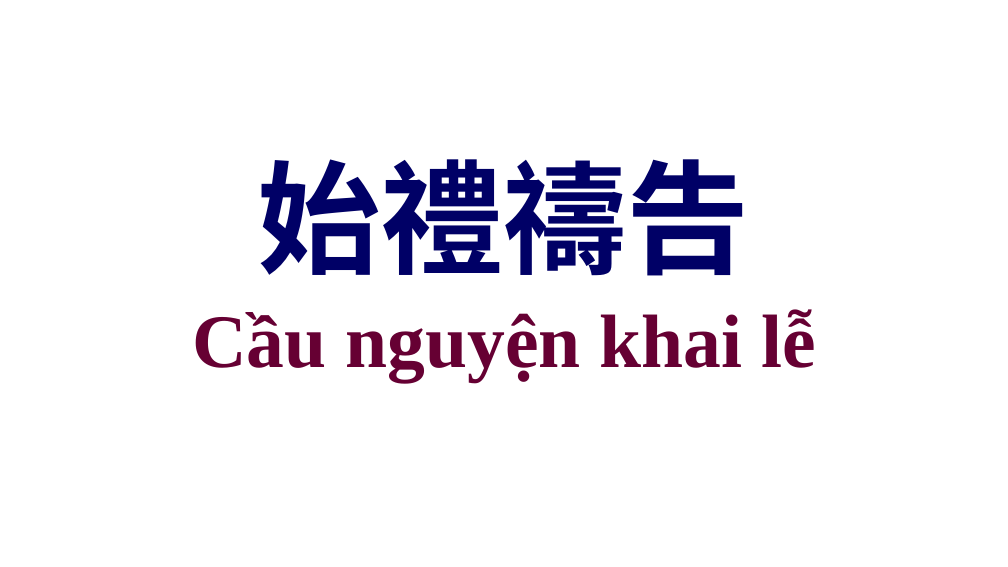
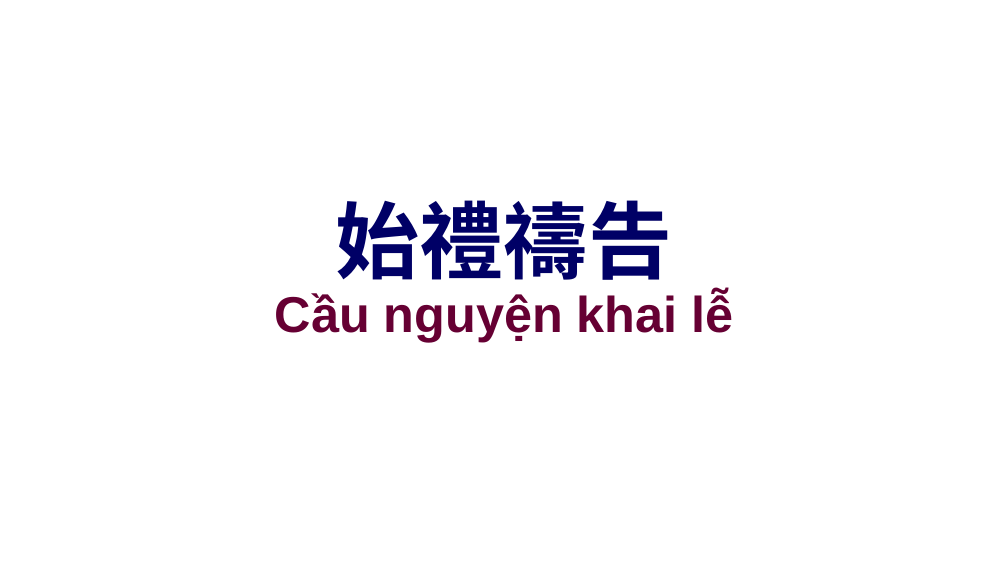
Before and after one commit to batisuoc/other-ppts, a slide deck: slide 4 of 聯合崇拜流程.pptx. Drawn at 1008x567 pixels with LibreOffice and Linux fonts; fonts in the diff are those of the drawing; background and template pictures are left out. Boxes give left, top, right and bottom in pixels: in the first picture for what was removed or moved away, otherwise in the second. Text is boxed around its words. In the diff, an @@ line names an element or a change of style, - is before the commit and + after.

```diff
--- a/聯合崇拜流程.pptx
+++ b/聯合崇拜流程.pptx
@@ title "始禮禱告" moved from (x1=257, y1=159, x2=750, y2=276) to (x1=336, y1=200, x2=672, y2=280) @@
@@ title "始禮禱告" at (x1=336, y1=200, x2=672, y2=280): size 88 to 60 pt @@
@@ text "Cầu nguyện khai lễ" moved from (x1=192, y1=309, x2=815, y2=382) to (x1=275, y1=292, x2=734, y2=342) @@
@@ text "Cầu nguyện khai lễ" at (x1=275, y1=292, x2=734, y2=342): size 54 to 36 pt, font Times New Roman to Arial @@
```
Also in this commit, not shown: 22 other slides changed.
